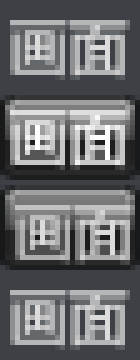
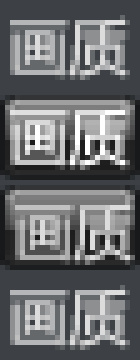
Two versions of the same layered image (140 × 360). Layer-by-layer changes:
renamed "画面" to "画质", painted on it over (x1=65, y1=15, x2=130, y2=80)
renamed "画面" to "画质", painted on it over (x1=65, y1=105, x2=130, y2=170)
renamed "画面" to "画质", painted on it over (x1=70, y1=200, x2=135, y2=265)
renamed "画面" to "画质", painted on it over (x1=65, y1=285, x2=130, y2=350)
